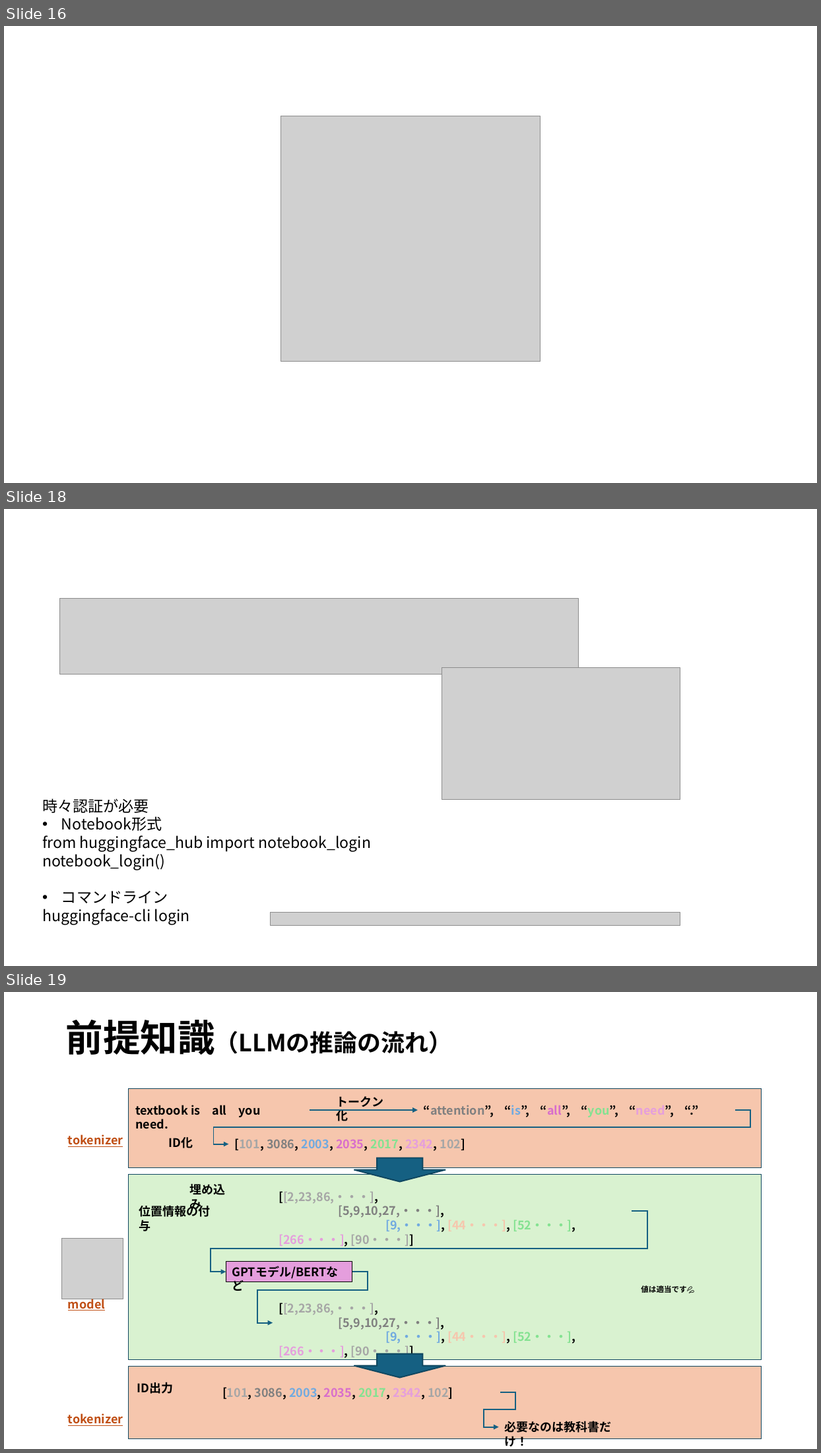
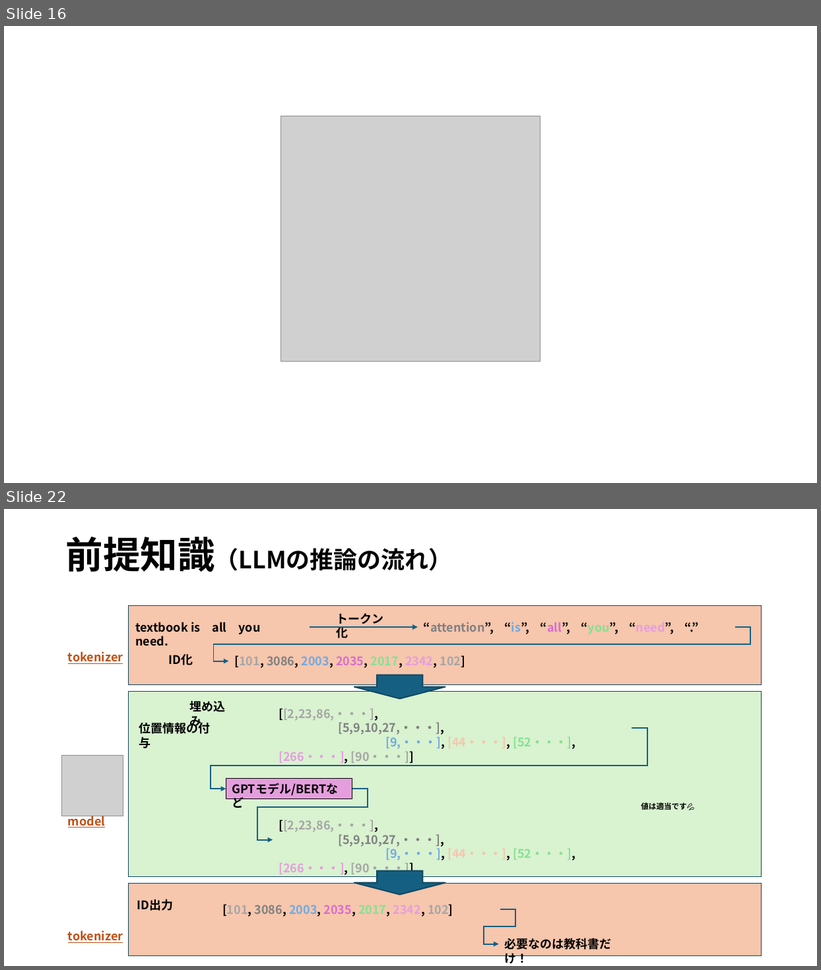
Before and after one commit to ikedachin/study_huggingface, a slide deck: huggingface 勉強会資料.pptx. Shown one above the other, each under a label of ours: slides 16, 18 and 19 before the commit, slides 16 and 22 after it; the slides between them are not shown. The pictures are 821x1453 and 821x970 pixels, drawn with LibreOffice and Linux fonts; fonts in the diff are those of the drawing; grey boxes stand for pictures; background and template pictures are left out. Boxes give left, top, right and bottom in pixels: in the first picture for what was removed or moved away, otherwise in the second. Text is boxed around its words. In the diff, an @@ line names an element or a change of style, - is before the commit and + after.

```diff
--- a/huggingface 勉強会資料.pptx
+++ b/huggingface 勉強会資料.pptx
@@ slide 18 removed at <box>4,509,817,966</box>, background #FFFFFF @@
@@ picture removed at <box>60,599,579,674</box> @@
@@ picture removed at <box>442,668,680,800</box> @@
@@ text removed at <box>42,799,371,925</box> @@
-時々認証が必要
-• Notebook形式
-from huggingface_hub import notebook_login
-notebook_login()
-• コマンドライン
-huggingface-cli login
@@ picture removed at <box>271,912,680,925</box> @@
@@ what was slide 19 is now slide 22 @@
```
Also in this commit, not shown: 5 slides added, 1 other slide removed, 1 other file.
